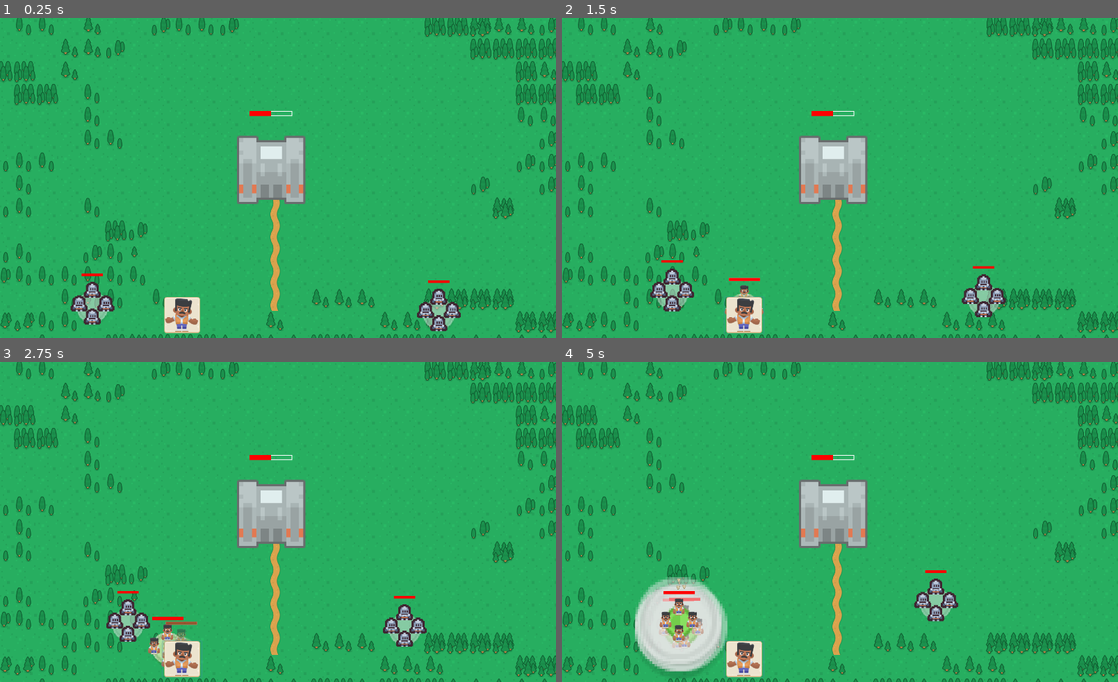
Above: before the commit, frames 1-4 (two rows, left to right).
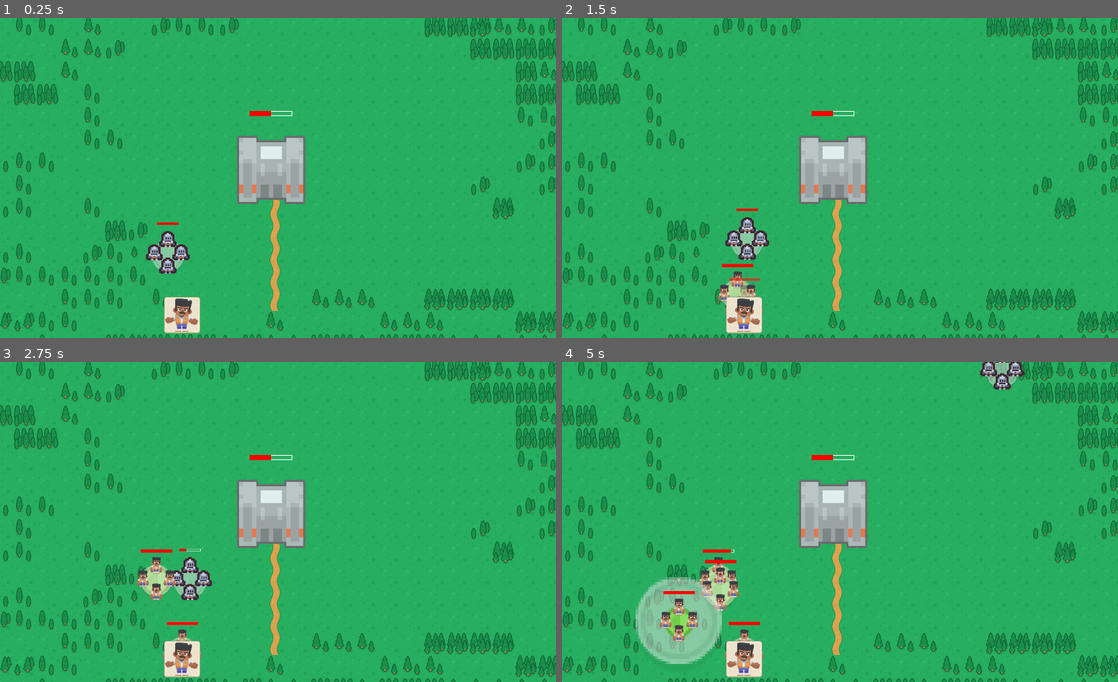
Above: after the commit, the same moments.

Repository: dickinsona19/WinginIt
Game: Godot game, scene res://MainScene/Main.tscn
Same seed, same stepped clock (60 frames per second), same inputs: the game is played once before the commit and once after it.
Inputs (mouse positions are in pixels of both pictures, inside the frame that each line leads up to):
- Up to frame 1 (0.25 s): no input
- Up to frame 2 (1.5 s): click (745, 315) at 0.5 s; click (745, 315) at 1.25 s
- Up to frame 3 (2.75 s): click (183, 659) at 2 s
- Up to frame 4 (5 s): move the mouse to (728, 646) at 2.77 s; click (728, 646) at 2.85 s; move the mouse to (678, 627) at 3.52 s; click (678, 627) at 3.6 s; move the mouse to (684, 627) at 4.27 s; click (684, 627) at 4.35 s

The runs differ from the first frame. In frame 1, 2.0% of the frame differs, in the area x 12-83%, y 63-98%; in frame 2, 2.5%; in frame 3, 3.1%; in frame 4, 5.3%, in the area x 13-84%, y 0-99%.

Commit message:
enemies now attack the main base

Diff:
--- a/Enemies/enemySquads/Enemy1Squad.gd
+++ b/Enemies/enemySquads/Enemy1Squad.gd
@@ -25,8 +25,8 @@
 
 	if dead:
 		$attackTimer.stop()
-		queue_free()
-
+		visible = false
+		$deathTimer.start()
 
 
 func processCombat():
@@ -45,3 +45,9 @@
 		hittingBody = body
 		processCombat()
 		print("dmg")
+
+
+
+
+func _on_deathTimer_timeout():
+	queue_free()
--- a/Enemies/enemySquads/Enemy1Squad.tscn
+++ b/Enemies/enemySquads/Enemy1Squad.tscn
@@ -72,5 +72,8 @@
 
 [node name="attackTimer" type="Timer" parent="."]
 
+[node name="deathTimer" type="Timer" parent="."]
+
 [connection signal="body_entered" from="AgroRange" to="." method="_on_AgroRange_body_entered"]
 [connection signal="timeout" from="attackTimer" to="." method="_on_attackTimer_timeout"]
+[connection signal="timeout" from="deathTimer" to="." method="_on_deathTimer_timeout" flags=6]
--- a/MainScene/Main.gd
+++ b/MainScene/Main.gd
@@ -14,3 +14,19 @@
 # Called every frame. 'delta' is the elapsed time since the previous frame.
 #func _process(delta):
 #	pass
+
+
+func _on_SpawnTimer_timeout():
+	var enemy = load("res://Enemies/enemySquads/Enemy1Squad.tscn")
+	var instancedEnemy = enemy.instance()
+	var randVar = randi()%4
+	if randVar == 0:
+		instancedEnemy.position = Vector2($mainBase.position.x + randi() % 100+500, $mainBase.position.y + randi() % 100 +500)
+	if randVar == 1:
+		instancedEnemy.position = Vector2($mainBase.position.x + randi() % 100+500, $mainBase.position.y + randi() % -100 -500)
+	if randVar == 2:
+		instancedEnemy.position = Vector2($mainBase.position.x + randi() % -100-500, $mainBase.position.y + randi() % -100 -500)
+	if randVar == 3:
+		instancedEnemy.position = Vector2($mainBase.position.x + randi() % -100-500, $mainBase.position.y + randi() % 100 +500)
+
+	add_child(instancedEnemy)
--- a/MainScene/Main.tscn
+++ b/MainScene/Main.tscn
@@ -309,8 +309,11 @@
 [node name="mainBase" parent="." instance=ExtResource( 4 )]
 position = Vector2( 660, 946 )
 
+[node name="SpawnTimer" type="Timer" parent="."]
+wait_time = 3.0
+autostart = true
+
 [node name="KinematicBody2D" parent="." instance=ExtResource( 1 )]
-position = Vector2( 1141, 1348 )
-
-[node name="KinematicBody2D2" parent="." instance=ExtResource( 1 )]
-position = Vector2( 149, 1328 )
+position = Vector2( 361, 1185 )
+
+[connection signal="timeout" from="SpawnTimer" to="." method="_on_SpawnTimer_timeout"]
--- a/Squad/MeeleTroopSquad.gd
+++ b/Squad/MeeleTroopSquad.gd
@@ -21,6 +21,8 @@
 
 # Called every frame. 'delta' is the elapsed time since the previous frame.
 func _process(delta):
+	if not isFighting and not isWalkingToFight:
+		hittingBody=null
 	whenSelected()
 	if isBought:
 		if mouseInside and Input.is_action_just_pressed("confirm_buy"):
@@ -31,12 +33,15 @@
 	if not isBought:
 		position = get_global_mouse_position()
 		modulate.a = 0.5
+		$AgroRange.visible = false
+		$CollisionShape2D.visible = false
 		if Input.is_action_just_pressed("confirm_buy"):
 			isBought = true
 			modulate.a = 1
+			$AgroRange.visible = true
+			$CollisionShape2D.visible = true
 		if Input.is_action_just_pressed("cancel_buy"):
 			queue_free()
-
 
 	isMovingFunction(delta)
 	if hittingBody != null:
@@ -87,11 +92,11 @@
 
 
 func processDeadEnemy():
-		if hittingBody.dead:
-			isFighting= false
-			isWalkingToFight = false
-			$attackTimer.stop()
-			hittingBody = null
+	if hittingBody.dead:
+		isFighting= false
+		isWalkingToFight = false
+		$attackTimer.stop()
+		hittingBody = null
 
 
 func processWalkingToFight(delta):
